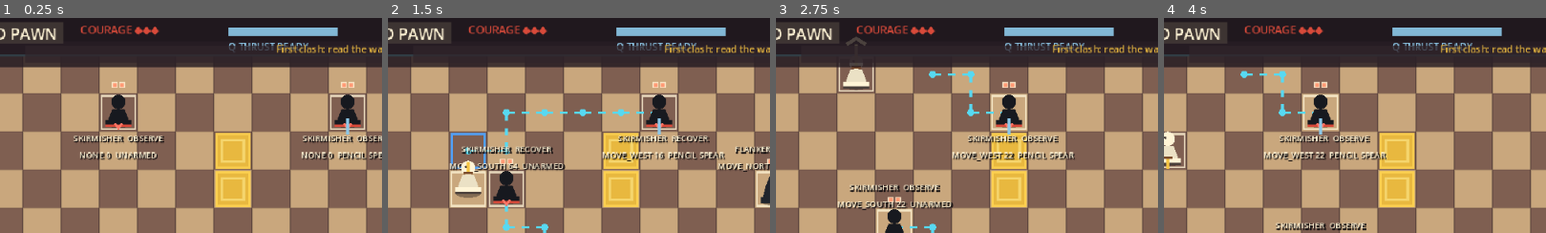
Above: before the commit, frames 1-4 (left to right).
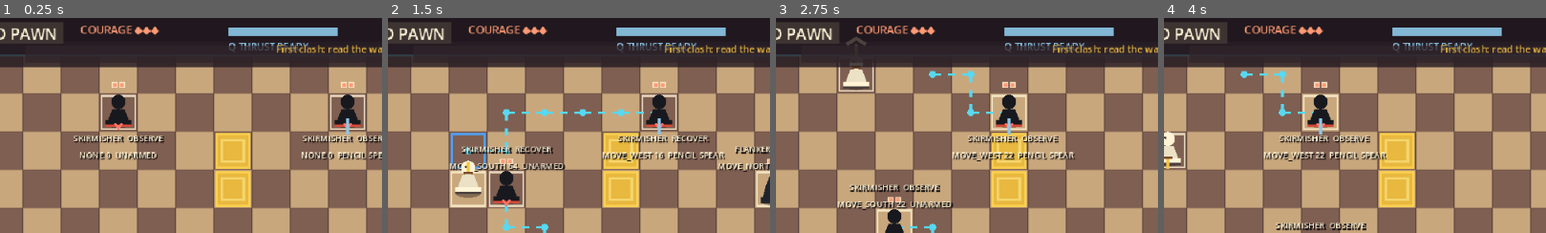
Above: after the commit, the same moments.

Repository: ThachCoder2k2/2d-hess-game-rpg
Game: Godot game, scene res://scenes/main.tscn
Two runs of this game, one before a commit and one after it. Both use one fixed random seed, a clock stepped at 60 frames per second and the inputs below.
Inputs:
- Up to frame 1 (0.25 s): no input
- Up to frame 2 (1.5 s): hold W (move_up) from 0.53 s (still down); tap Space (attack) at 0.6, 1.35 s
- Up to frame 3 (2.75 s): release W (move_up) at 2.03 s; hold A (move_left) from 2.03 s (still down); hold Shift (turn_mode) from 2.03 s (still down); tap Space (attack) at 2.3 s
- Up to frame 4 (4 s): release Shift (turn_mode) at 2.78 s; tap Space (attack) at 2.85, 3.6 s; release A (move_left) at 3.53 s; hold S (move_down) from 3.53 s (still down)
The pictures show only the part of the screen within x 17-67%, y 1-51%; the shares and areas given below are measured in that part.

The runs differ from the first frame. In frame 1, 0.4% of the frame differs, in the area x 21-42%, y 3-8%; in frame 2, 0.4%; in frame 3, 0.4%; in frame 4, 0.4%.

Commit message:
Add combat hit feedback

Diff:
--- a/scripts/actors/pawn_hero.gd
+++ b/scripts/actors/pawn_hero.gd
@@ -2,6 +2,7 @@
 extends GridActor
 
 signal courage_changed(value: int)
+signal damaged(amount: int, remaining: int)
 signal attack_landed(target_cells: Array[Vector2i], hit_count: int, profile: AttackProfile)
 signal skill_cooldown_changed(time_left: float)
 signal defeated
@@ -206,6 +207,7 @@
 	courage = maxi(0, courage - amount)
 	hurt_visual_time = 0.18
 	emit_signal("courage_changed", courage)
+	emit_signal("damaged", amount, courage)
 	queue_redraw()
 	if courage <= 0:
 		control_enabled = false
--- a/scripts/main.gd
+++ b/scripts/main.gd
@@ -11,6 +11,7 @@
 var encounter_label: Label
 var objective_label: Label
 var token_label: Label
+var damage_flash: ColorRect
 var result_panel: ColorRect
 var result_label: Label
 var remaining_enemies := 0
@@ -18,6 +19,10 @@
 var room_ending := false
 var debug_enabled := true
 var enemies: Array[FreeEnemy] = []
+var shake_time := 0.0
+var shake_duration := 0.0
+var shake_strength := 0.0
+var damage_flash_time := 0.0
 
 
 func _ready() -> void:
@@ -41,8 +46,9 @@
 	hero.z_index = 3
 	add_child(hero)
 	hero.setup(grid_world, Vector2i(3, 7))
-	hero.attack_landed.connect(board.show_player_attack)
+	hero.attack_landed.connect(_on_player_attack_landed)
 	hero.courage_changed.connect(_update_courage)
+	hero.damaged.connect(_on_hero_damaged)
 	hero.skill_cooldown_changed.connect(_update_skill_cooldown)
 	hero.defeated.connect(_on_hero_defeated)
 
@@ -58,7 +64,7 @@
 	_update_status("First clash: read the warning cells, deny the weapons, break the black line.")
 
 
-func _process(_delta: float) -> void:
+func _process(delta: float) -> void:
 	if Input.is_action_just_pressed("restart_room"):
 		get_tree().reload_current_scene()
 	if Input.is_key_pressed(KEY_F3) and not _debug_key_was_pressed:
@@ -70,6 +76,8 @@
 			hero.current_cell.y,
 			_facing_name(hero.facing),
 		]
+	_update_shake(delta)
+	_update_damage_flash(delta)
 
 
 func _spawn_weapon(cell: Vector2i, weapon: EnemyWeapon) -> void:
@@ -110,6 +118,13 @@
 	_update_status("%s picked up %s. Its chess attack has been replaced." % [piece_name, weapon.display_name])
 
 
+func _on_player_attack_landed(cells: Array[Vector2i], hit_count: int, profile: AttackProfile) -> void:
+	board.show_player_attack(cells, hit_count, profile)
+	if hit_count > 0:
+		_start_screen_shake(0.10, 2.6)
+		_update_status("%s connects. Keep pressing the broken line." % profile.display_name)
+
+
 func _on_enemy_defeated(enemy: FreeEnemy) -> void:
 	enemies.erase(enemy)
 	board.clear_enemy_debug(enemy)
@@ -150,6 +165,17 @@
 		tree.reload_current_scene()
 
 
+func _on_hero_damaged(amount: int, remaining: int) -> void:
+	_start_screen_shake(0.16, 4.2 + float(amount))
+	damage_flash_time = 0.22
+	if damage_flash != null:
+		damage_flash.visible = true
+	if remaining == 1:
+		_update_status("One courage left. Wait for the warning, then cut through.")
+	elif remaining > 1:
+		_update_status("The pawn is hit. Move out before the next strike.")
+
+
 func _build_hud() -> void:
 	var layer := CanvasLayer.new()
 	add_child(layer)
@@ -253,6 +279,14 @@
 	token_label.add_theme_color_override("font_color", Color("#ff9a75"))
 	layer.add_child(token_label)
 	_update_token_owner(null)
+
+	damage_flash = ColorRect.new()
+	damage_flash.position = Vector2.ZERO
+	damage_flash.size = Vector2(640, 360)
+	damage_flash.color = Color("#d84a3a", 0.0)
+	damage_flash.mouse_filter = Control.MOUSE_FILTER_IGNORE
+	damage_flash.visible = false
+	layer.add_child(damage_flash)
 
 	result_panel = ColorRect.new()
 	result_panel.position = Vector2(170, 146)
@@ -278,6 +312,8 @@
 func _update_courage(value: int) -> void:
 	if courage_label != null:
 		courage_label.text = "COURAGE " + "◆".repeat(value) + "◇".repeat(3 - value)
+		var color := Color("#d84a3a") if value <= 1 else Color("#ff9a75")
+		courage_label.add_theme_color_override("font_color", color)
 
 
 func _update_skill_cooldown(time_left: float) -> void:
@@ -316,6 +352,35 @@
 		result_panel.visible = true
 	result_label.text = title + "\n" + subtitle
 	result_label.visible = true
+
+
+func _start_screen_shake(duration: float, strength: float) -> void:
+	shake_duration = maxf(shake_duration, duration)
+	shake_time = maxf(shake_time, duration)
+	shake_strength = maxf(shake_strength, strength)
+
+
+func _update_shake(delta: float) -> void:
+	if shake_time <= 0.0:
+		position = Vector2.ZERO
+		shake_strength = 0.0
+		return
+	shake_time = maxf(0.0, shake_time - delta)
+	var progress := shake_time / maxf(shake_duration, 0.001)
+	var amount := shake_strength * progress
+	var tick := Time.get_ticks_msec() / 1000.0
+	position = Vector2(sin(tick * 91.0), cos(tick * 77.0)) * amount
+
+
+func _update_damage_flash(delta: float) -> void:
+	if damage_flash_time <= 0.0:
+		if damage_flash != null:
+			damage_flash.visible = false
+		return
+	damage_flash_time = maxf(0.0, damage_flash_time - delta)
+	if damage_flash != null:
+		var alpha := 0.20 * damage_flash_time / 0.22
+		damage_flash.color = Color("#d84a3a", alpha)
 
 
 func _facing_name(direction: Vector2i) -> String:
--- a/tests/encounter_hud_runtime_test.gd
+++ b/tests/encounter_hud_runtime_test.gd
@@ -14,6 +14,7 @@
 	director.set_paused(true)
 	var encounter_label := game.get("encounter_label") as Label
 	var skill_fill := game.get("skill_fill") as ColorRect
+	var damage_flash := game.get("damage_flash") as ColorRect
 	var result_label := game.get("result_label") as Label
 	var initial_ok: bool = (
 		game.get("remaining_enemies") == 3
@@ -22,9 +23,13 @@
 		and encounter_label.text == "ENEMIES 3/3"
 		and skill_fill != null
 		and is_equal_approx(skill_fill.size.x, 92.0)
+		and damage_flash != null
+		and not damage_flash.visible
 		and result_label != null
 		and not result_label.visible
 	)
+	game.call("_on_hero_damaged", 1, 2)
+	var damage_feedback_ok: bool = damage_flash.visible and game.get("shake_time") > 0.0
 	var enemies: Array = game.get("enemies")
 	var first_enemy := enemies[0] as FreeEnemy
 	game.call("_on_enemy_defeated", first_enemy)
@@ -33,5 +38,5 @@
 		and encounter_label.text == "ENEMIES 2/3"
 		and not result_label.visible
 	)
-	print("ENCOUNTER HUD TEST: %s" % ["PASS" if initial_ok and defeat_update_ok else "FAIL"])
-	quit(0 if initial_ok and defeat_update_ok else 1)
+	print("ENCOUNTER HUD TEST: %s" % ["PASS" if initial_ok and damage_feedback_ok and defeat_update_ok else "FAIL"])
+	quit(0 if initial_ok and damage_feedback_ok and defeat_update_ok else 1)
--- a/tests/run_tests.gd
+++ b/tests/run_tests.gd
@@ -263,8 +263,11 @@
 	attacking_pawn.activate(attack_hero, attack_director)
 	attacking_pawn._choose_action()
 	_expect(attacking_pawn.state == FreeEnemy.State.TELEGRAPH and attack_board.telegraphs.has(attacking_pawn), "enemy attack enters telegraph with board signals connected")
+	var damage_events := {"count": 0}
+	attack_hero.damaged.connect(func(_amount: int, _remaining: int) -> void: damage_events["count"] += 1)
 	attacking_pawn._resolve_attack()
 	_expect(attack_hero.courage == 2, "enemy attack resolves damage once")
+	_expect(damage_events["count"] == 1, "hero damage emits one feedback event")
 	_expect(not attack_board.telegraphs.has(attacking_pawn) and attack_director.attack_owner == null, "attack resolution clears telegraph and token")
 
 	attacking_pawn.state = FreeEnemy.State.OBSERVE
